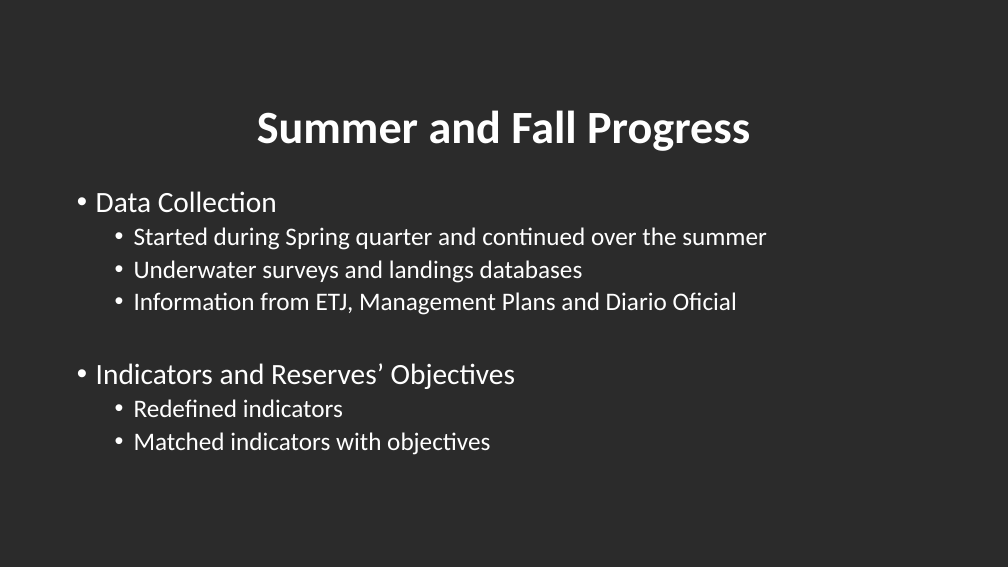
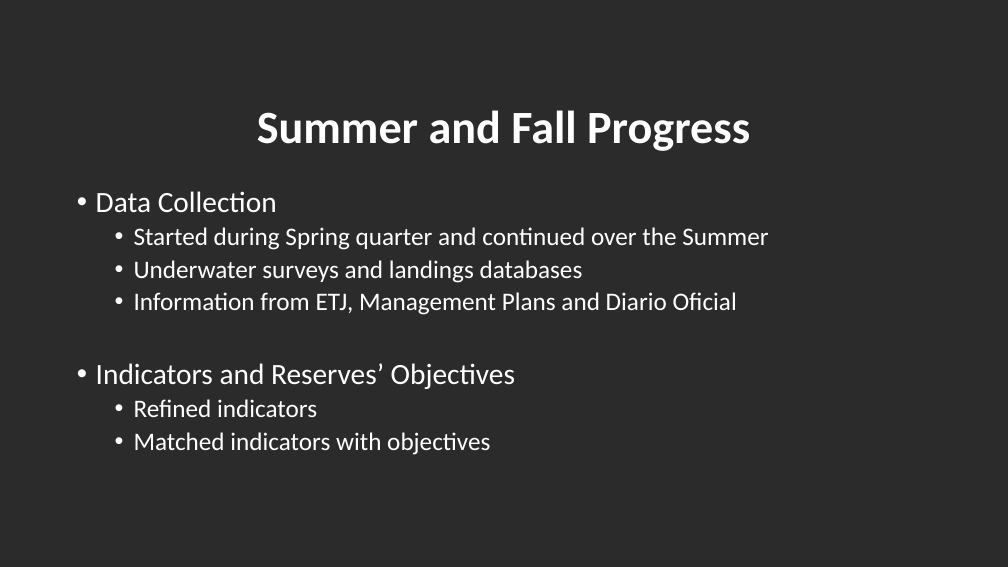
Before and after one commit to turfeffect/Docs, a slide deck: slide 3 of Presentations/Fall Review Meeting/A FRAMEWORK TO EVALUATE MARINE RESERVES IN MEXICO.pptx. Drawn at 1008x567 pixels with LibreOffice and Linux fonts; fonts in the diff are those of the drawing; background and template pictures are left out; a plain dark background stands for a picture behind light text. Boxes give left, top, right and bottom in pixels: in the first picture for what was removed or moved away, otherwise in the second. Text is boxed around its words. In the diff, an @@ line names an element or a change of style, - is before the commit and + after.

Commit message:
Fall Review Meeting Final Presentation

```diff
--- a/Presentations/Fall Review Meeting/A FRAMEWORK TO EVALUATE MARINE RESERVES IN MEXICO.pptx
+++ b/Presentations/Fall Review Meeting/A FRAMEWORK TO EVALUATE MARINE RESERVES IN MEXICO.pptx
@@ text at (x1=134, y1=227, x2=768, y2=250): text changed @@
-  • Started during Spring quarter and continued over the summer
+  • Started during Spring quarter and continued over the Summer
@@ text at (x1=134, y1=399, x2=317, y2=417): text changed @@
-  • Redefined indicators
+  • Refined indicators
```
Also in this commit, not shown: 3 other slides changed.
